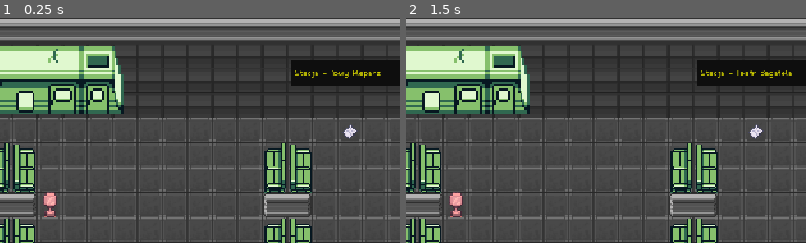
Above: before the commit, frames 1-2 (left to right).
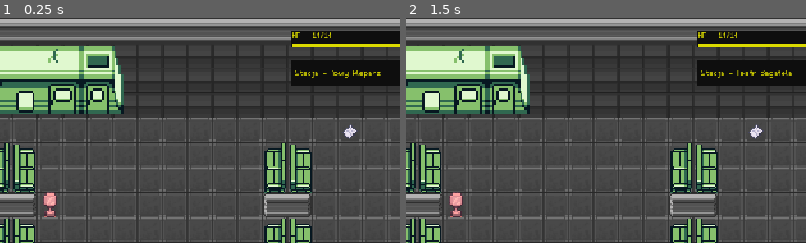
Above: after the commit, the same moments.

Repository: AlbertPec/TGK-2026
Game: Godot game, scene res://van_buren.tscn
The game is run twice, just before and just after one commit, with the same random seed, the same clock (stepped at 60 frames per second) and the same inputs.
Inputs (mouse positions are % of the whole screen's width and height, from its top left):
- Up to frame 1 (0.25 s): no input
- Up to frame 2 (1.5 s): click (18, 90) at 0.52 s; click (18, 90) at 1.27 s
The pictures show only the part of the screen within x 50-100%, y 0-50%; the shares and areas given below are measured in that part.

The runs differ from the first frame. In frame 1, 1.9% of the frame differs, in the area x 72-100%, y 5-13%; in frame 2, 1.9%.

Commit message:
Add health bar

Diff:
--- a/UI/heads_up_display.gd
+++ b/UI/heads_up_display.gd
@@ -2,6 +2,7 @@
 
 @onready var station_map = $UIContainer/MarginContainer/HBoxContainer/StationMap
 @onready var textbox = $UIContainer/MarginContainer/HBoxContainer/Textbox
+@onready var health_bar = $HealthBar
 @onready var current_station = $CurrentStation
 
 signal ui_station_chosen(station_id)
@@ -15,3 +16,7 @@
 
 	GlobalSignals.change_textbox_text.connect(textbox.add_text)
 	GlobalSignals.clear_textbox_text.connect(textbox.clear_textbox)
+
+	var player := get_tree().get_first_node_in_group("players") as Player
+	if player != null:
+		health_bar.bind_to_player.call_deferred(player)
--- a/UI/heads_up_display.tscn
+++ b/UI/heads_up_display.tscn
@@ -3,6 +3,7 @@
 [ext_resource type="PackedScene" uid="uid://cno7w3aagkwaq" path="res://UI/station_map/station_map.tscn" id="1_io4rn"]
 [ext_resource type="Script" uid="uid://i24anx0dpq3v" path="res://UI/heads_up_display.gd" id="1_mrfv7"]
 [ext_resource type="PackedScene" uid="uid://fym0ttqfhurp" path="res://UI/textbox/textbox.tscn" id="2_hai4h"]
+[ext_resource type="PackedScene" uid="uid://dux82owalcufn" path="res://UI/health_bar/health_bar.tscn" id="3_q4nju"]
 [ext_resource type="PackedScene" uid="uid://k1y7mt2r25jy" path="res://UI/current_station/current_station.tscn" id="4_qbcpd"]
 
 [sub_resource type="StyleBoxFlat" id="StyleBoxFlat_mrfv7"]
@@ -64,3 +65,15 @@
 offset_bottom = 50.0
 grow_horizontal = 0
 grow_vertical = 1
+
+[node name="HealthBar" parent="." instance=ExtResource("3_q4nju")]
+layout_mode = 1
+anchors_preset = 1
+anchor_left = 1.0
+anchor_bottom = 0.0
+offset_left = -144.0
+offset_top = 12.0
+offset_right = -144.0
+offset_bottom = 12.0
+grow_horizontal = 0
+grow_vertical = 1
--- /dev/null
+++ b/UI/health_bar/health_bar.gd
@@ -0,0 +1,24 @@
+extends Control
+
+@onready var health_label: Label = $MarginContainer/Panel/MarginContainer/VBoxContainer/HealthLabel
+@onready var health_progress_bar: ProgressBar = $MarginContainer/Panel/MarginContainer/VBoxContainer/HealthProgressBar
+
+var player: Player
+
+func bind_to_player(target_player: Player) -> void:
+	if target_player == null:
+		return
+
+	if player != null:
+		var previous_callable := Callable(self, "_on_player_health_changed")
+		if player.health_changed.is_connected(previous_callable):
+			player.health_changed.disconnect(previous_callable)
+
+	player = target_player
+	player.health_changed.connect(_on_player_health_changed)
+	_on_player_health_changed(player.current_health, player.max_health)
+
+func _on_player_health_changed(current_health: int, max_health: int) -> void:
+	health_label.text = "HP - %d/%d" % [current_health, max_health]
+	health_progress_bar.max_value = max_health
+	health_progress_bar.value = current_health
--- /dev/null
+++ b/UI/health_bar/health_bar.tscn
@@ -0,0 +1,78 @@
+[gd_scene format=3 uid="uid://dux82owalcufn"]
+
+[ext_resource type="FontFile" uid="uid://bexxfhx3m71j1" path="res://fonts/m5x7.ttf" id="1_1u0wt"]
+[ext_resource type="Script" uid="uid://m7jm7s0e6m6v" path="res://UI/health_bar/health_bar.gd" id="2_4na03"]
+
+[sub_resource type="Theme" id="Theme_4na03"]
+
+[sub_resource type="StyleBoxFlat" id="StyleBoxFlat_panel"]
+bg_color = Color(0.05457376, 0.05457379, 0.054573722, 1)
+
+[sub_resource type="StyleBoxFlat" id="StyleBoxFlat_background"]
+bg_color = Color(0.12941177, 0.12941177, 0.12941177, 1)
+
+[sub_resource type="StyleBoxFlat" id="StyleBoxFlat_fill"]
+bg_color = Color(0.85800105, 0.8545566, 0, 1)
+
+[node name="HealthBar" type="Control" unique_id=1007667761]
+layout_mode = 3
+anchors_preset = 15
+anchor_right = 1.0
+anchor_bottom = 1.0
+grow_horizontal = 2
+grow_vertical = 2
+script = ExtResource("2_4na03")
+
+[node name="MarginContainer" type="MarginContainer" parent="." unique_id=1178274271]
+custom_minimum_size = Vector2(150, 30)
+layout_mode = 0
+offset_right = 150.0
+offset_bottom = 30.0
+theme_override_constants/margin_left = 4
+theme_override_constants/margin_top = 4
+theme_override_constants/margin_right = 4
+theme_override_constants/margin_bottom = 4
+
+[node name="Panel" type="Panel" parent="MarginContainer" unique_id=1686609968]
+layout_mode = 2
+theme = SubResource("Theme_4na03")
+theme_override_styles/panel = SubResource("StyleBoxFlat_panel")
+
+[node name="MarginContainer" type="MarginContainer" parent="MarginContainer/Panel" unique_id=1253493856]
+layout_mode = 1
+anchors_preset = 15
+anchor_right = 1.0
+anchor_bottom = 1.0
+offset_left = -4.0
+offset_top = -6.0
+offset_right = 4.0
+offset_bottom = 8.0
+grow_horizontal = 2
+grow_vertical = 2
+theme_override_constants/margin_left = 6
+theme_override_constants/margin_top = 6
+theme_override_constants/margin_right = 6
+theme_override_constants/margin_bottom = 6
+
+[node name="VBoxContainer" type="VBoxContainer" parent="MarginContainer/Panel/MarginContainer" unique_id=1459377117]
+layout_mode = 2
+size_flags_horizontal = 4
+size_flags_vertical = 0
+theme_override_constants/separation = 4
+
+[node name="HealthLabel" type="Label" parent="MarginContainer/Panel/MarginContainer/VBoxContainer" unique_id=935480723]
+layout_mode = 2
+theme_override_colors/font_color = Color(0.85800105, 0.8545566, 0, 1)
+theme_override_fonts/font = ExtResource("1_1u0wt")
+theme_override_font_sizes/font_size = 15
+text = "HP - 0/0"
+
+[node name="HealthProgressBar" type="ProgressBar" parent="MarginContainer/Panel/MarginContainer/VBoxContainer" unique_id=378563405]
+custom_minimum_size = Vector2(138, 6)
+layout_mode = 2
+size_flags_vertical = 4
+theme_override_styles/background = SubResource("StyleBoxFlat_background")
+theme_override_styles/fill = SubResource("StyleBoxFlat_fill")
+max_value = 1.0
+value = 1.0
+show_percentage = false
--- a/entity/entity.gd
+++ b/entity/entity.gd
@@ -4,6 +4,7 @@
 const ENTITY_GROUP := "entities"
 
 signal turn_finished(entity: Entity)
+signal health_changed(current_health: int, max_health: int)
 
 @export var visual_node_path: NodePath
 @export var facing_right_by_default: bool = true
@@ -46,11 +47,13 @@
 
 	_life_initialized = true
 	_is_dead = current_health <= 0
+	_emit_health_changed()
 
 func restore_full_health() -> void:
 	current_health = max_health
 	var was_dead := _is_dead
 	_is_dead = false
+	_emit_health_changed()
 	if was_dead:
 		_on_revived()
 
@@ -60,6 +63,7 @@
 
 	var previous_health := current_health
 	current_health = maxi(current_health - amount, 0)
+	_emit_health_changed()
 	if current_health == 0:
 		_die()
 	return previous_health - current_health
@@ -70,6 +74,7 @@
 
 	var previous_health := current_health
 	current_health = mini(current_health + amount, max_health)
+	_emit_health_changed()
 	return current_health - previous_health
 
 func is_dead() -> bool:
@@ -91,6 +96,9 @@
 
 func _on_revived() -> void:
 	pass
+
+func _emit_health_changed() -> void:
+	health_changed.emit(current_health, max_health)
 
 func spawn(spawn_grid_cell: Vector2i) -> void:
 	var spawn_global_position = grid_movement.tile_to_global(spawn_grid_cell)
--- a/van_buren.tscn
+++ b/van_buren.tscn
@@ -22,7 +22,7 @@
 script = ExtResource("3_kqt35")
 max_move_distance = 5
 equipped_attack = ExtResource("6_u3rwx")
-max_health = 1
+max_health = 14
 
 [node name="CanvasLayer" type="CanvasLayer" parent="." unique_id=596016094]
 
Not shown, added: UI/health_bar/health_bar.gd.uid
